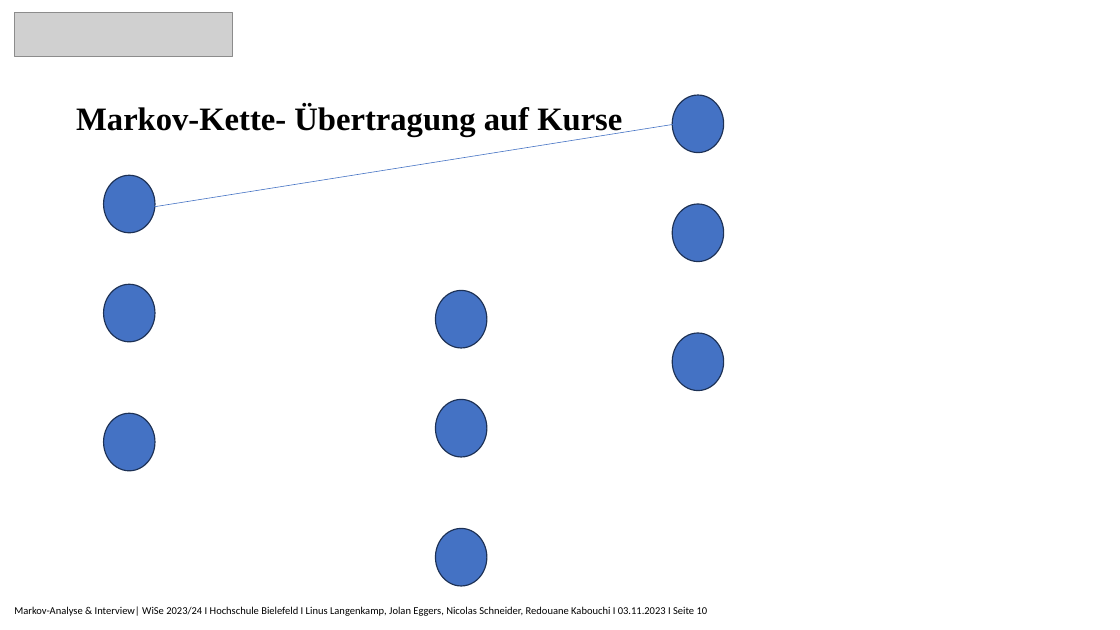
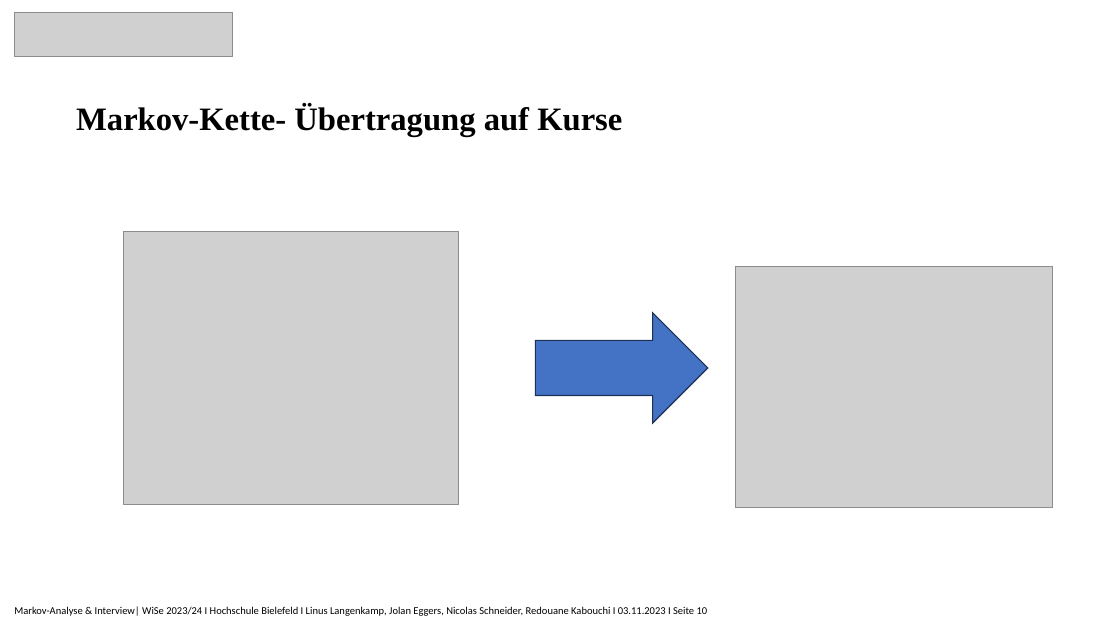
Before and after one commit to Nicolas2912/Risikomanagment_Rheinmetall, a slide deck: slide 10 of 2.Vortrag/Markov-Analyse_Präsentation.pptx. Drawn at 1120x630 pixels with LibreOffice and Linux fonts; fonts in the diff are those of the drawing; grey boxes stand for pictures. Boxes give left, top, right and bottom in pixels: in the first picture for what was removed or moved away, otherwise in the second. Text is boxed around its words. In the diff, an @@ line names an element or a change of style, - is before the commit and + after.

```diff
--- a/2.Vortrag/Markov-Analyse_Präsentation.pptx
+++ b/2.Vortrag/Markov-Analyse_Präsentation.pptx
@@ ellipse removed at (672, 95, 723, 153) @@
@@ arrow removed from (134, 210) to (685, 123) @@
@@ ellipse removed at (103, 176, 155, 234) @@
@@ ellipse removed at (672, 204, 723, 262) @@
@@ picture added at (124, 231, 459, 505) @@
@@ picture added at (735, 266, 1053, 507) @@
@@ ellipse removed at (103, 284, 155, 342) @@
@@ ellipse removed at (435, 291, 486, 349) @@
@@ right arrow added at (535, 313, 707, 423), fill #4472C4, outline #1E3256 1 pt @@
@@ ellipse removed at (672, 333, 723, 391) @@
@@ ellipse removed at (103, 413, 155, 471) @@
@@ ellipse removed at (435, 399, 486, 457) @@
@@ ellipse removed at (435, 528, 486, 586) @@
```
Also in this commit, not shown: 2 other slides changed, 3 other files.
